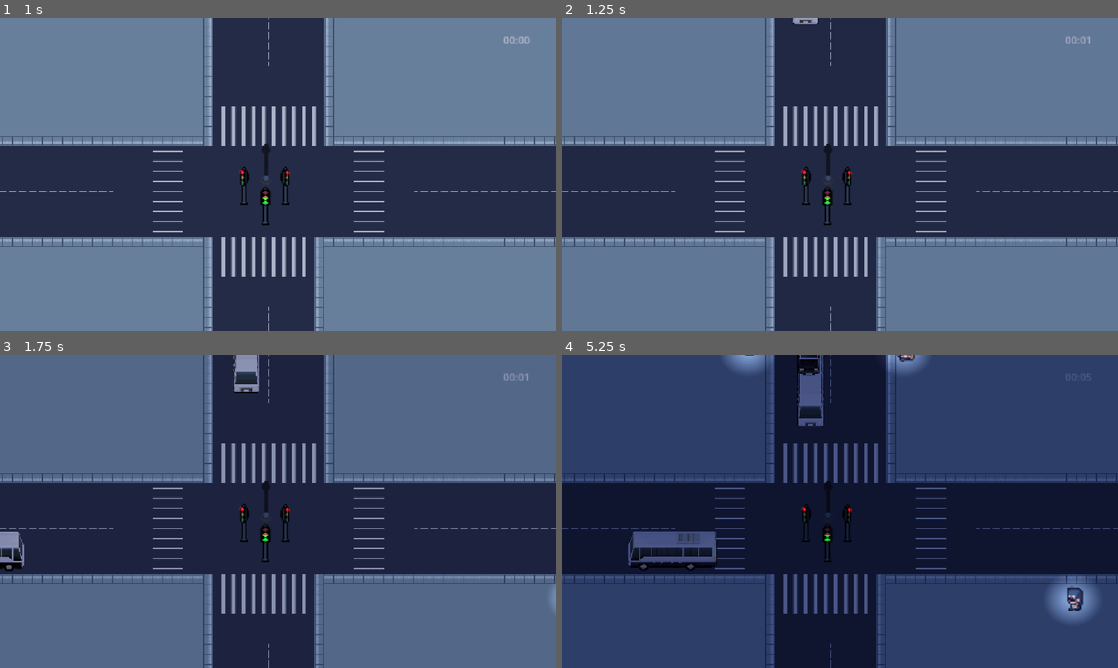
Above: before the commit, frames 1-4 (two rows, left to right).
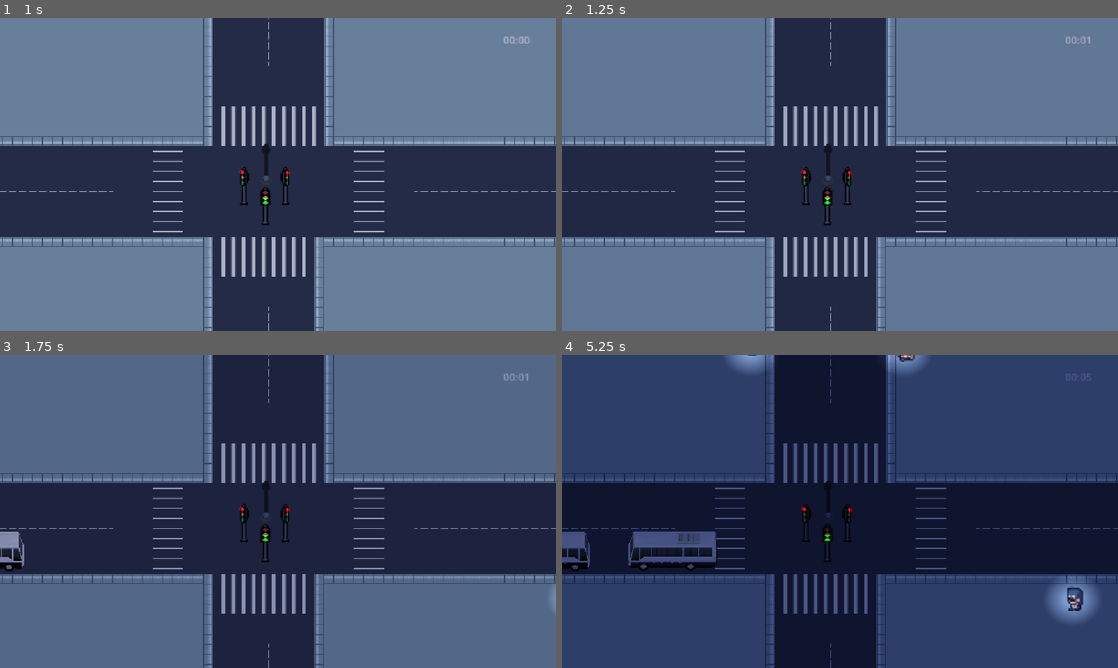
Above: after the commit, the same moments.

Repository: lafgo-fc/game-jam-repoooo
Game: Godot game, scene res://scne/test_one.tscn
Two runs of this game, one before a commit and one after it. Both use one fixed random seed, a clock stepped at 60 frames per second and the inputs below.
Inputs:
- Up to frame 1 (1 s): tap Enter (ui_accept) at 0.5, 0.77 s; hold R (traffic control right and left) from 0.53 s (still down)
- Up to frame 2 (1.25 s): keep holding R (traffic control right and left)
- Up to frame 3 (1.75 s): keep holding R (traffic control right and left); tap Enter (ui_accept) at 1.52 s
- Up to frame 4 (5.25 s): keep holding R (traffic control right and left); tap Enter (ui_accept) at 3.02, 3.77, 4.52 s

Frame 1 is identical in both runs. In frame 2, less than 0.1% of the frame differs, in the area x 41-47%, y 0-3%; in frame 3, 0.4%; in frame 4, 1.3%, in the area x 0-48%, y 0-70%.

Commit message:
added the other npc pause

Diff:
--- a/scne/pedestians.tscn
+++ b/scne/pedestians.tscn
@@ -47,6 +47,7 @@
 var dodge_stage : int = 0
 var is_dodging = false
 var dodge_target : Vector2
+var being_dodged = false
 
 const SPEED = 30.0
 
@@ -61,6 +62,10 @@
 
 func _physics_process(delta: float) -> void:
 	if near_pt == null:
+		return
+	if being_dodged:
+		velocity = Vector2.ZERO
+		move_and_slide()
 		return
 	if is_dodging:
 		velocity = global_position.direction_to(dodge_target) * SPEED
@@ -193,6 +198,7 @@
 		if not is_dodging:
 			is_dodging = true
 			dodge_stage = 1
+			other_npc.being_dodged = true
 			dodge_target = global_position + Vector2(0 , -20)
 
 "
--- a/scne/test_one.tscn
+++ b/scne/test_one.tscn
@@ -1227,13 +1227,6 @@
 [node name="Marker2D2" type="Marker2D" parent="car spawner/north" unique_id=1296893127]
 position = Vector2(-104, -184)
 
-[node name="spawnr thing2" parent="car spawner/north" unique_id=1309819228 node_paths=PackedStringArray("stop_point", "cross_point", "exit_point", "fuckoff") instance=ExtResource("4_f5p5n")]
-position = Vector2(-117, -405)
-stop_point = NodePath("../Marker2D2")
-cross_point = NodePath("../CrossPoint2")
-exit_point = NodePath("../target 3")
-fuckoff = NodePath("../fuckoffpoint2")
-
 [node name="fuckoffpoint2" type="Marker2D" parent="car spawner/north" unique_id=1201667808]
 position = Vector2(-125, 264)
 
